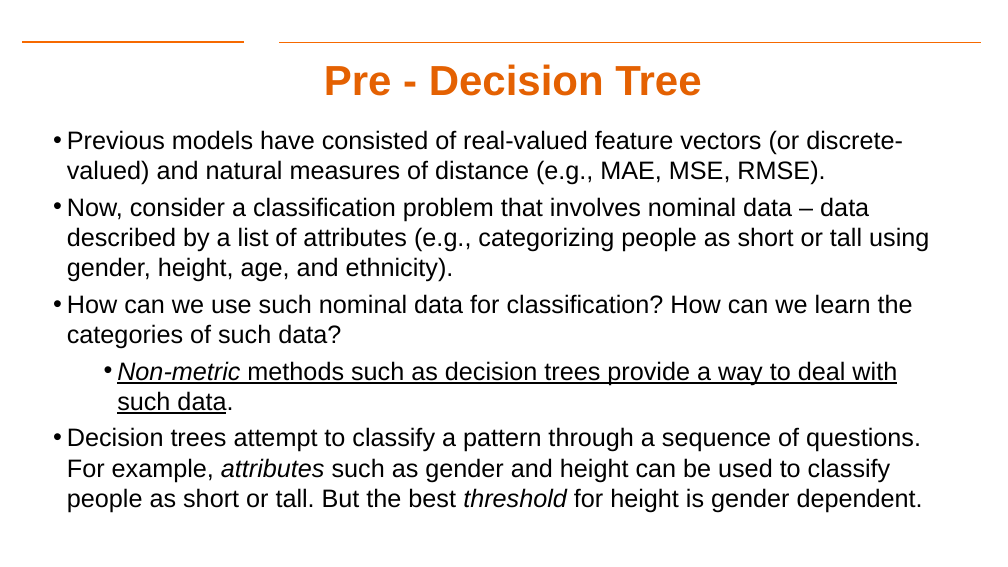
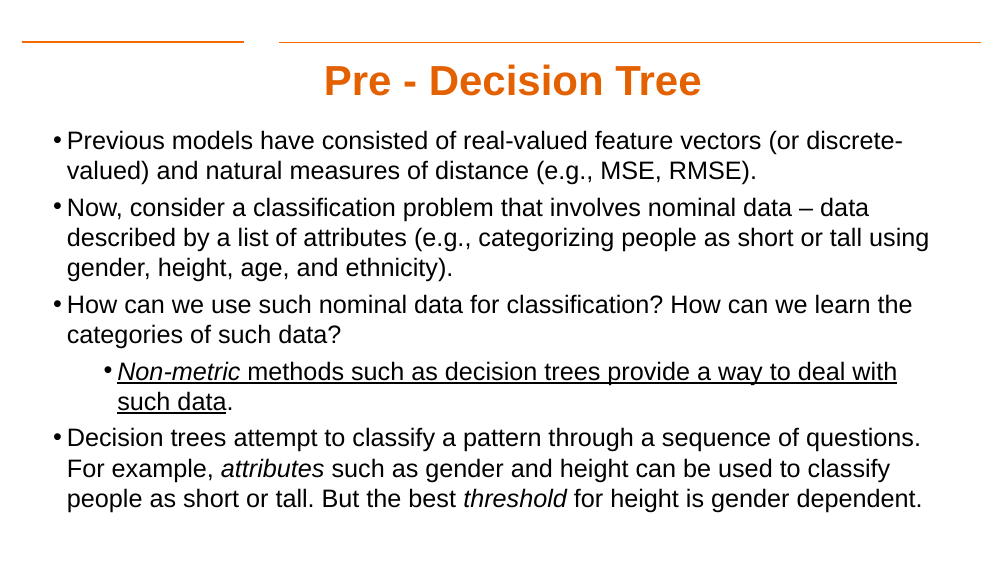
Before and after one commit to gk5951/RIT-DSCI-633-FDS, a slide deck: slide 3 of Syllabus/Lecture06/Lec06.pptx. Drawn at 1008x567 pixels with LibreOffice and Linux fonts; fonts in the diff are those of the drawing; background and template pictures are left out. Boxes give left, top, right and bottom in pixels: in the first picture for what was removed or moved away, otherwise in the second. Text is boxed around its words. In the diff, an @@ line names an element or a change of style, - is before the commit and + after.

```diff
--- a/Syllabus/Lecture06/Lec06.pptx
+++ b/Syllabus/Lecture06/Lec06.pptx
@@ text at (67,130,903,185): text changed @@
-• Previous models have consisted of real-valued feature vectors (or discrete-valued) and natural measures of distance (e.g., MAE, MSE, RMSE).
+• Previous models have consisted of real-valued feature vectors (or discrete-valued) and natural measures of distance (e.g., MSE, RMSE).
```
Also in this commit, not shown: 2 other slides changed, 4 other files.
